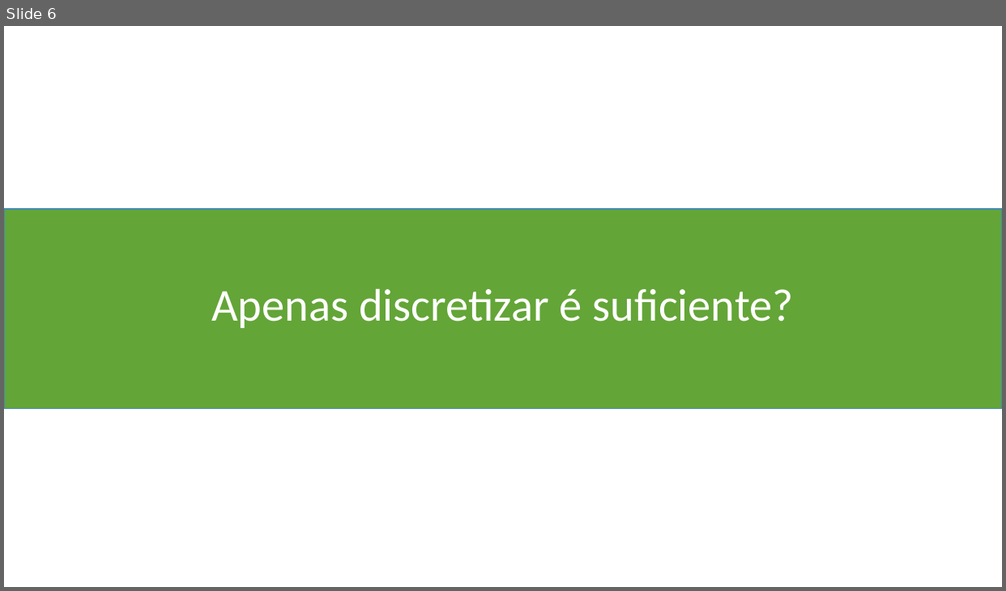
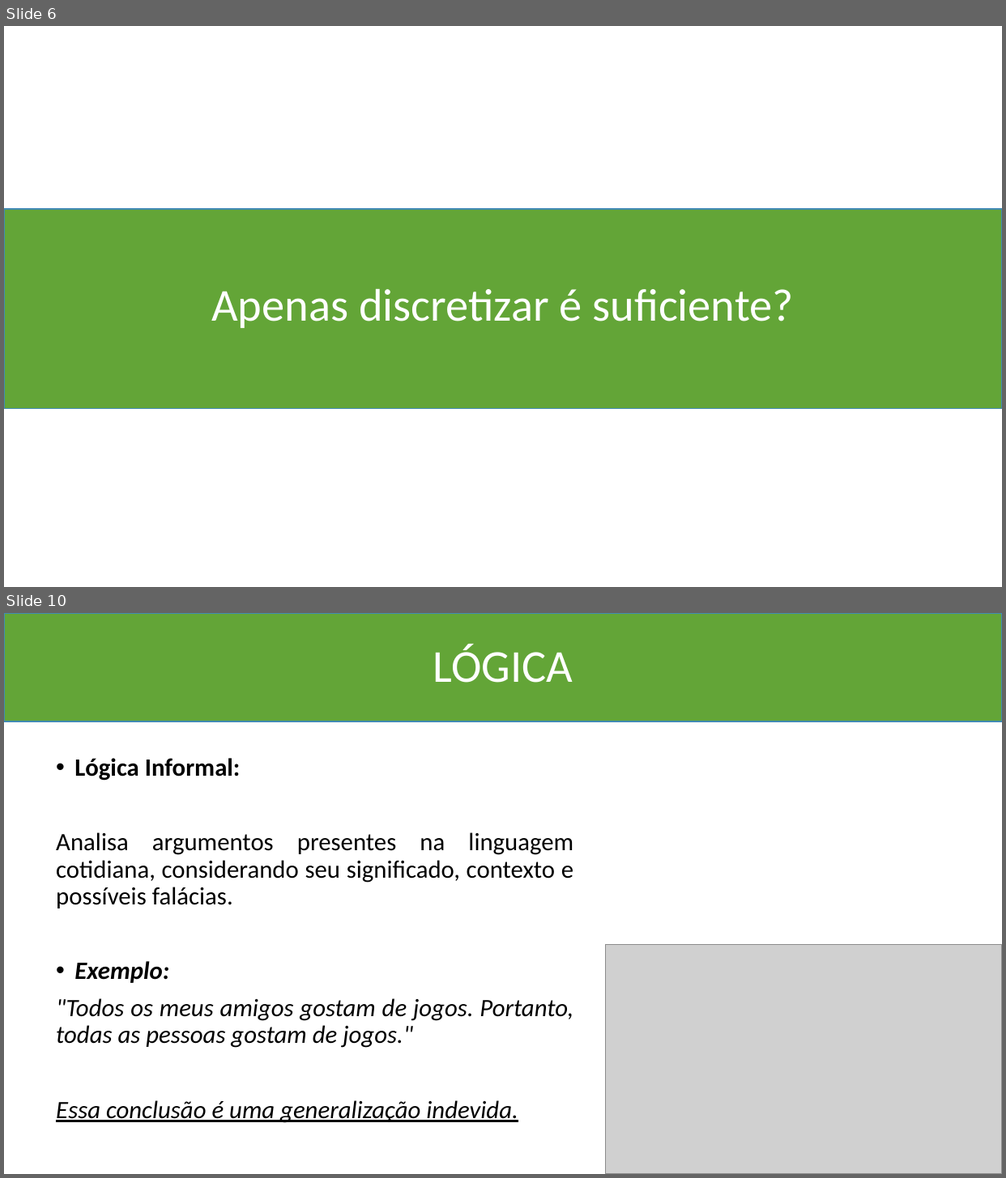
Before and after one commit to Marcio-Salmazo/Aulas, a slide deck: Matematica Discreta/Slides/01 - Fundamentos.pptx. Shown one above the other, each under a label of ours: slide 6 before the commit, slides 6 and 10 after it; the slides between them are not shown. The pictures are 1006x591 and 1006x1178 pixels, drawn with LibreOffice and Linux fonts; fonts in the diff are those of the drawing; grey boxes stand for pictures. Boxes give left, top, right and bottom in pixels: in the first picture for what was removed or moved away, otherwise in the second. Text is boxed around its words. In the diff, an @@ line names an element or a change of style, - is before the commit and + after.

```diff
--- a/Matematica Discreta/Slides/01 - Fundamentos.pptx
+++ b/Matematica Discreta/Slides/01 - Fundamentos.pptx
@@ slide 10 added at bbox=[4, 613, 1002, 1174], background #FFFFFF @@
@@ rectangle added at bbox=[4, 613, 1002, 722], fill #63A537, outline #418AB3 1 pt @@
@@ title added at bbox=[433, 644, 573, 683], 44 pt, text #FFFFFF @@
+LÓGICA
@@ text added at bbox=[56, 758, 573, 1123], 24 pt, text #000000, italic @@
+• Lógica Informal:
+Analisa argumentos presentes na linguagem cotidiana, considerando seu significado, contexto e possíveis falácias.
+• Exemplo:
+"Todos os meus amigos gostam de jogos. Portanto, todas as pessoas gostam de jogos."
+Essa conclusão é uma generalização indevida.
@@ picture added at bbox=[605, 944, 1002, 1174] @@
```
Also in this commit, not shown: 2 slides changed, 4 other slides added, 10 other files.
